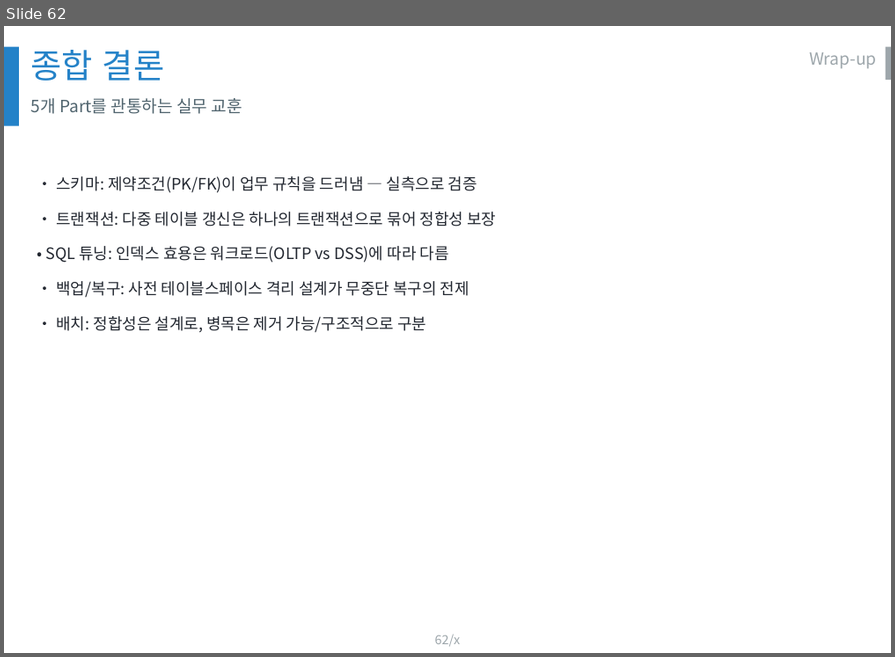
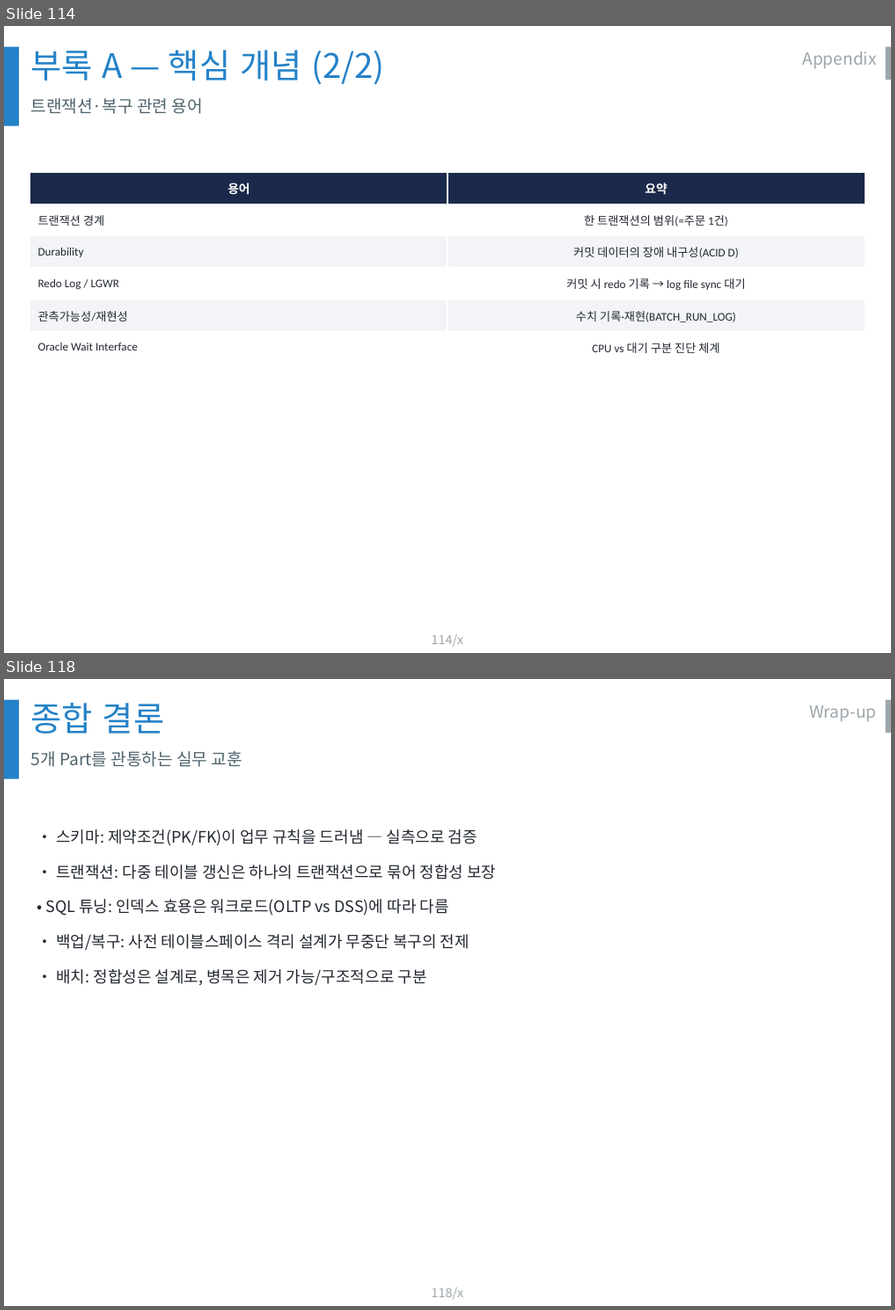
Before and after one commit to olmas70/slides, a slide deck: ppt/BO_DB운영_발표.pptx. Shown one above the other, each under a label of ours: slide 62 before the commit, slides 114 and 118 after it; the slides between them are not shown. The pictures are 895x657 and 895x1310 pixels, drawn with LibreOffice and Linux fonts; fonts in the diff are those of the drawing; background and template pictures are left out. Boxes give left, top, right and bottom in pixels: in the first picture for what was removed or moved away, otherwise in the second. Text is boxed around its words. In the diff, an @@ line names an element or a change of style, - is before the commit and + after.

```diff
--- a/ppt/BO_DB운영_발표.pptx
+++ b/ppt/BO_DB운영_발표.pptx
@@ slide 114 added at <box>4,26,891,653</box>, background #FFFFFF; not listed: 3 template elements that a slide beside it also shows @@
@@ text added at <box>31,50,384,85</box>, 32 pt, text #2482C8 @@
+부록 A — 핵심 개념 (2/2)
@@ text added at <box>803,52,877,68</box>, 16 pt, text #9DA6AB @@
+Appendix
@@ text added at <box>31,98,203,114</box>, 16 pt, text #50646E @@
+트랜잭션·복구 관련 용어
@@ table added at <box>30,172,866,364</box>, 6 rows, 2 columns @@
+용어 | 요약
+트랜잭션 경계 | 한 트랜잭션의 범위(=주문 1건)
+Durability | 커밋 데이터의 장애 내구성(ACID D)
+Redo Log / LGWR | 커밋 시 redo 기록 → log file sync 대기
+관측가능성/재현성 | 수치 기록·재현(BATCH_RUN_LOG)
+Oracle Wait Interface | CPU vs 대기 구분 진단 체계
@@ what was slide 62 is now slide 118 @@
@@ page number at <box>432,1288,464,1299</box>: text changed @@
-62/x
+118/x
```
Also in this commit, not shown: 55 other slides added.
